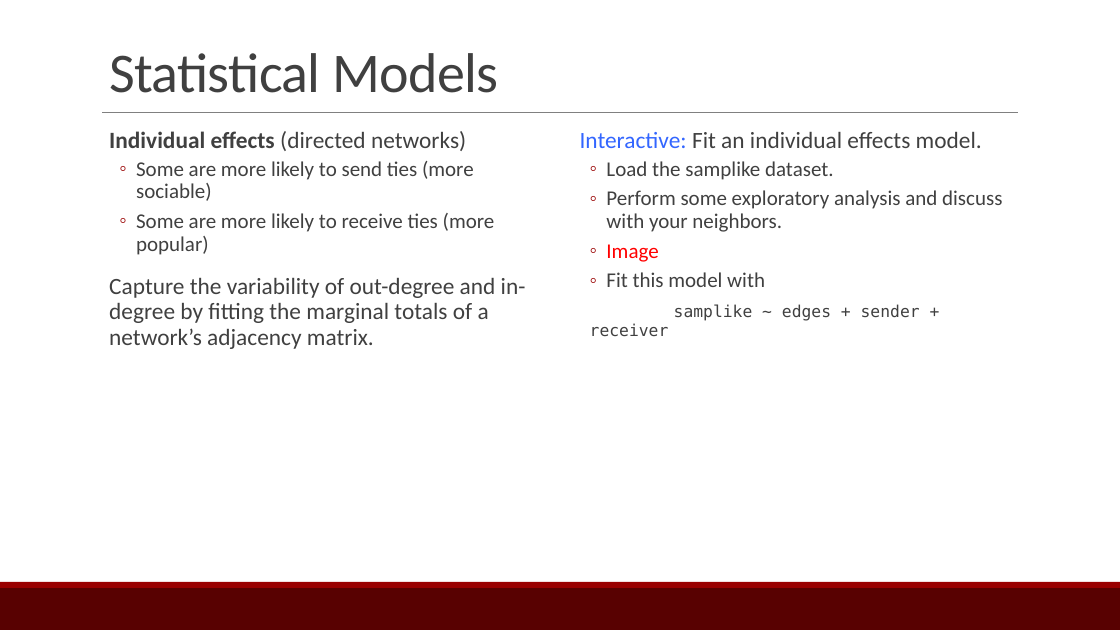
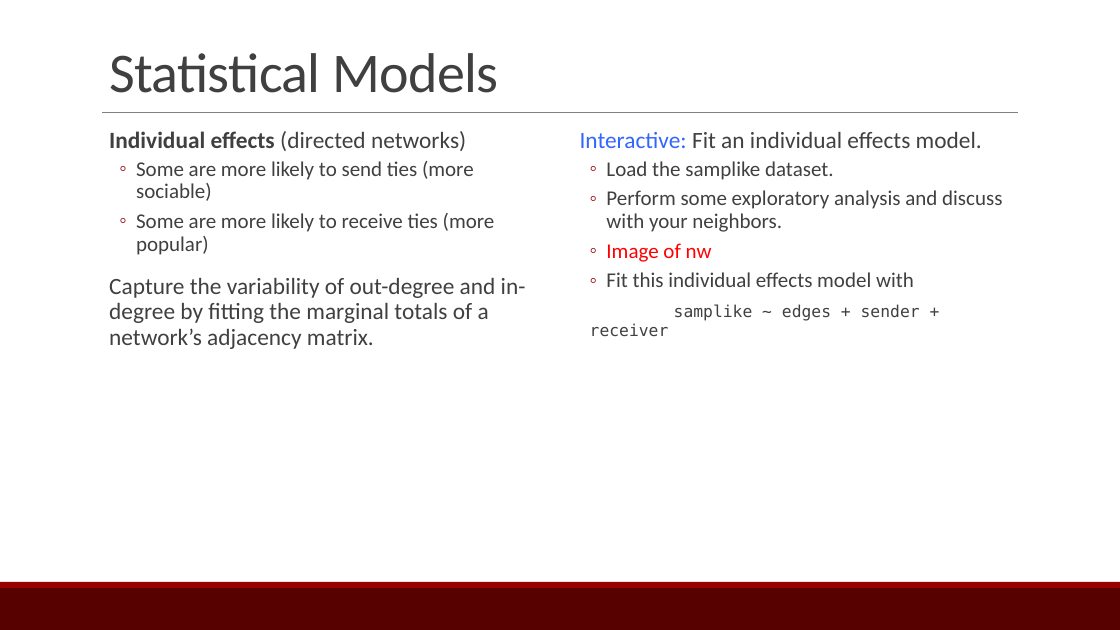
Before and after one commit to ebey/sunbelt2015, a slide deck: slide 27 of statnetWeb_slides.pptx (slide 26 before the commit). Drawn at 1120x630 pixels with LibreOffice and Linux fonts; fonts in the diff are those of the drawing. Boxes give left, top, right and bottom in pixels: in the first picture for what was removed or moved away, otherwise in the second. Text is boxed around its words. In the diff, an @@ line names an element or a change of style, - is before the commit and + after.

```diff
--- a/statnetWeb_slides.pptx
+++ b/statnetWeb_slides.pptx
@@ text at (x1=606, y1=243, x2=914, y2=287): text changed @@
-  ◦ Image
-  ◦ Fit this model with
+  ◦ Image of nw
+  ◦ Fit this individual effects model with
```
Also in this commit, not shown: 3 other slides changed, 1 slide added.
